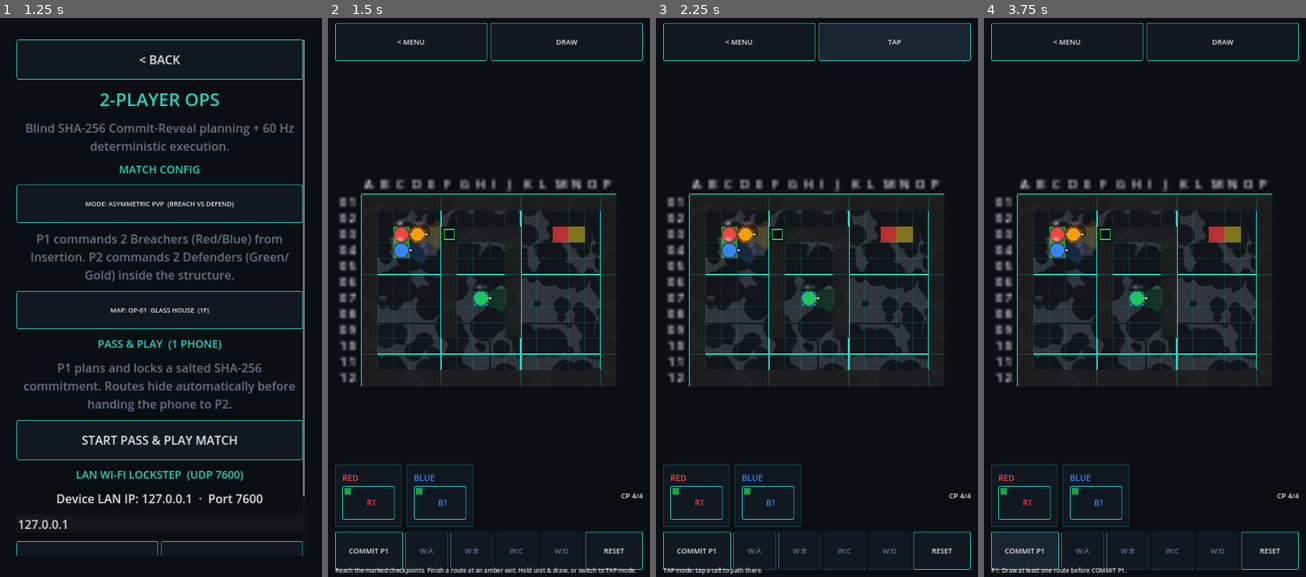
Above: before the commit, frames 1-4 (left to right).
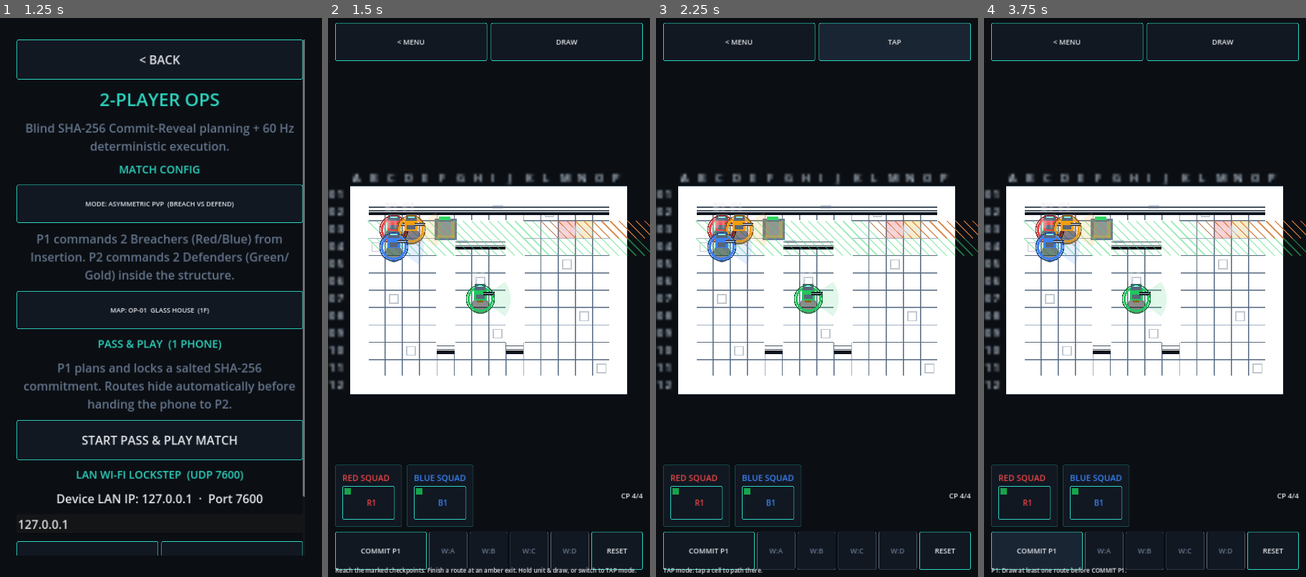
Above: after the commit, the same moments.

Repository: GhostMan612/TacPlanShooter
Game: Godot game, scene res://scenes/splash.tscn
Same seed, same stepped clock (60 frames per second), same inputs: the game is played once before the commit and once after it.
Inputs (mouse positions are in pixels of both pictures, inside the frame that each line leads up to):
- Up to frame 1 (1.25 s): tap Enter at 0.5 s; move the mouse to (231, 263) at 0.52 s; hold Right (ui_right) from 0.53 s (still down); click (231, 263) at 0.67 s
- Up to frame 2 (1.5 s): release Right (ui_right) at 1.25 s; click "START PASS & PLAY MATCH" at 1.25 s
- Up to frame 3 (2.25 s): click "DRAW" at 2 s
- Up to frame 4 (3.75 s): click "TAP" at 2.75 s; click "COMMIT P1" at 3.5 s

Frame 1 is identical in both runs. In frame 2, 34% of the frame differs, in the area x 0-100%, y 27-99%; in frame 3, 34%; in frame 4, 34%.

Commit message:
WO-SPACE-GRUNTS-25D-VISUAL-UPGRADE — beveled plates + 2.5D extruded walls/doors/shadows + striped zone decals (grid/MGRS hidden in Execution); y-sorted PropLayer; chunky 3/4 pixel soldiers w/ foot shadows + step bob; full-width planning fit + 2.2-2.8x execution follow cam; ALPHA/BRAVO/CHARLIE/DELTA HUD; HYGIENE_COMMENTS=0, parse_all/scene_smoke/ui_polish gates clean

Diff:
--- a/scripts/planning/map_renderer.gd
+++ b/scripts/planning/map_renderer.gd
@@ -6,26 +6,31 @@
 extends Node2D
 
 
-const FLOOR_COLOR := Color(0.016, 0.031, 0.055)
-const SOLID_COLOR := Color(0.075, 0.11, 0.16)
-const GRID_COLOR := Color(0.09, 0.2, 0.32, 0.22)
-const MAJOR_COLOR := Color(0.16, 0.4, 0.62)
-const DOOR_CLOSED_COLOR := Color(0.85, 0.52, 0.13)
-const DOOR_OPEN_COLOR := Color(0.16, 0.7, 0.33)
-const ZONE_GREEN := Color(0.2, 0.7, 0.2, 0.8)
-const ZONE_AMBER := Color(0.8, 0.7, 0.1, 0.6)
-const ZONE_RED := Color(0.8, 0.2, 0.2, 0.9)
-const HOSTAGE_COLOR := Color(0.23, 0.51, 0.96)
-const HD_TILESET_PATH := "res://addons/godot4-asset-vault/tacplanshooter_hd/tilesets/spacegrunts_25d_tileset.tres"
-const HD_FLOOR_PATH := "res://assets/textures/concrete_seamless_256.png"
-const HD_WALL_PATH := "res://assets/textures/spacegrunts_25d_tileset.png"
+const FLOOR_A := Color(0x18, 0x22, 0x2E)
+const FLOOR_B := Color(0x1D, 0x28, 0x36)
+const BEVEL_HI := Color(0.36, 0.45, 0.56, 0.55)
+const BEVEL_LO := Color(0.03, 0.05, 0.09, 0.7)
+const GRID_COLOR := Color(0.45, 0.62, 0.78, 0.08)
+const WALL_CAP := Color(0x0E, 0x15, 0x1F)
+const WALL_RIM := Color(0x4B, 0x5E, 0x75)
+const WALL_FACE := Color(0x26, 0x33, 0x44)
+const WALL_SEAM := Color(0.10, 0.15, 0.22, 0.8)
+const WALL_VENT := Color(0.35, 0.45, 0.55, 0.35)
+const SHADOW := Color(0, 0, 0, 0.42)
+const DOOR_FRAME := Color(0.42, 0.49, 0.58)
+const DOOR_LEAF := Color(0.20, 0.28, 0.38)
+const LED_RED := Color(0.95, 0.22, 0.18)
+const LED_GREEN := Color(0.18, 0.85, 0.38)
+const IN_COLOR := Color(0.20, 0.85, 0.42, 0.26)
+const EX_COLOR := Color(0.95, 0.72, 0.10, 0.26)
+const OBJ_COLOR := Color(0.95, 0.25, 0.22, 0.26)
+const INK := Color(0.86, 0.92, 0.98, 0.92)
 
 
 var map: GreyboxMap = null
-var palette := {}
+var palette: Dictionary = {}
 var hd_tilemap: TileMap = null
-var hd_floor: Texture2D = null
-var hd_wall: Texture2D = null
+var show_overlay := true
 
 
 func setup(m: GreyboxMap) -> void:
@@ -43,113 +48,160 @@
 
 
 func enable_hd_tiles() -> bool:
-	if hd_floor == null and ResourceLoader.exists(HD_FLOOR_PATH):
-		hd_floor = ResourceLoader.load(HD_FLOOR_PATH, "Texture2D") as Texture2D
-	if hd_wall == null and ResourceLoader.exists(HD_WALL_PATH):
-		hd_wall = ResourceLoader.load(HD_WALL_PATH, "Texture2D") as Texture2D
-	if hd_tilemap != null:
-		return true
-	if not ResourceLoader.exists(HD_TILESET_PATH):
-		return false
-	var ts := ResourceLoader.load(HD_TILESET_PATH, "TileSet") as TileSet
-	if ts == null:
-		return false
-	hd_tilemap = TileMap.new()
-	hd_tilemap.tile_set = ts
-	add_child(hd_tilemap)
-	return true
-
-
-func _color(key: String, fallback: Color) -> Color:
-	if palette.has(key):
-		return palette[key]
-	return fallback
+	return false
+
+
+func _cell_color(cell: Vector2i) -> Color:
+	var h := (cell.x * 73856093) ^ (cell.y * 19349663)
+	var t := (h & 3)
+	return FLOOR_A if t < 2 else FLOOR_B
+
+
+func _is_wall(cell: Vector2i) -> bool:
+	return map != null and map.solid_cells.has(cell) and not map.door_cells.has(cell)
+
+
+func _solid(cell: Vector2i) -> bool:
+	return map != null and map.is_solid(cell)
 
 
 func _draw() -> void:
 	if map == null:
 		return
-	var c_floor := _color("bg", FLOOR_COLOR)
-	var c_major := _color("accent", MAJOR_COLOR)
-	var c_grid := _color("grid", GRID_COLOR)
-	var c_wall := _color("wall", SOLID_COLOR)
-	var c_door_closed := _color("door_closed", DOOR_CLOSED_COLOR)
-	var c_door_open := _color("door_open", DOOR_OPEN_COLOR)
-	var c_ink := _color("ink", Color(0.9, 0.92, 0.95))
 	var s := float(SimConstants.GRID_CELL_SIZE_PX)
-	var total := Rect2(Vector2.ZERO, Vector2(map.width_cells, map.height_cells) * s)
-	draw_rect(total, c_floor, true)
-	if hd_floor != null:
-		draw_texture_rect(hd_floor, total, true, Color(1.0, 1.0, 1.0, 0.65))
-	elif hd_tilemap == null:
-		draw_rect(total, c_floor, true)
-	var x := 0.0
-	while x <= total.size.x + 0.01:
-		var major := int(x / s) % 5 == 0
-		draw_line(Vector2(x, 0), Vector2(x, total.size.y), c_major if major else c_grid, 1.5 if major else 0.5)
-		x += s
-	var y := 0.0
-	while y <= total.size.y + 0.01:
-		var major := int(y / s) % 5 == 0
-		draw_line(Vector2(0, y), Vector2(total.size.x, y), c_major if major else c_grid, 1.5 if major else 0.5)
-		y += s
-	var c_red := _color("red", ZONE_RED)
+	var w := int(map.width_cells)
+	var h := int(map.height_cells)
+	var total := Rect2(Vector2.ZERO, Vector2(w, h) * s)
+	draw_rect(total, FLOOR_A, true)
+	for y in range(h):
+		for x in range(w):
+			_draw_plate(Vector2i(x, y), s)
+	if show_overlay and SimClock.phase == SimClock.Phase.PLANNING:
+		_draw_grid(w, h, s)
+	for y in range(h):
+		for x in range(w):
+			var c := Vector2i(x, y)
+			if _is_wall(c):
+				_draw_wall(c, s)
+	for c in map.door_cells.keys():
+		_draw_door(Vector2i(c), s)
+	_draw_zones(s)
 	for c in map.solid_cells.keys():
 		var cell := Vector2i(c)
-		if map.door_cells.has(cell):
+		for nb in [Vector2i(cell.x - 1, cell.y), Vector2i(cell.x + 1, cell.y), Vector2i(cell.x, cell.y - 1), Vector2i(cell.x, cell.y + 1)]:
+			if map.door_cells.has(nb):
+				_draw_hazard(nb, s, cell)
+	if show_overlay and SimClock.phase == SimClock.Phase.PLANNING:
+		_draw_headers(w, h, s)
+
+
+func _draw_plate(c: Vector2i, s: float) -> void:
+	var r := GridUtil.cell_rect_px(c)
+	draw_rect(r, _cell_color(c), true)
+	draw_line(r.position, Vector2(r.end.x, r.position.y), BEVEL_HI, 1.0)
+	draw_line(r.position, Vector2(r.position.x, r.end.y), BEVEL_HI, 1.0)
+	draw_line(Vector2(r.position.x, r.end.y), r.end, BEVEL_LO, 1.0)
+	draw_line(Vector2(r.end.x, r.position.y), r.end, BEVEL_LO, 1.0)
+	var h := (c.x * 73856093) ^ (c.y * 19349663)
+	if (h & 15) == 0:
+		draw_rect(r.grow(-4.0), Color(0.30, 0.38, 0.46, 0.35), false, 1.0)
+
+
+func _draw_grid(w: int, h: int, s: float) -> void:
+	for x in range(w + 1):
+		draw_line(Vector2(x * s, 0), Vector2(x * s, h * s), GRID_COLOR, 1.0)
+	for y in range(h + 1):
+		draw_line(Vector2(0, y * s), Vector2(w * s, y * s), GRID_COLOR, 1.0)
+
+
+func _draw_wall(c: Vector2i, s: float) -> void:
+	var r := GridUtil.cell_rect_px(c)
+	var below := Vector2i(c.x, c.y + 1)
+	if map.in_bounds(below) and not _solid(below):
+		var face := Rect2(r.position.x, r.end.y - 3.0, s, s * 0.85)
+		draw_rect(Rect2(r.position.x, r.end.y, s, s * 0.65), SHADOW, true)
+		draw_rect(face, WALL_FACE, true)
+		draw_rect(Rect2(face.position.x, face.position.y, s, 2.0), Color(0.32, 0.43, 0.55, 0.6), true)
+		draw_rect(Rect2(face.position.x, face.end.y - 3.0, s, 3.0), Color(0.05, 0.08, 0.12), true)
+		for k in range(1, 4):
+			draw_line(Vector2(face.position.x, face.position.y + k * s * 0.2), Vector2(face.end.x, face.position.y + k * s * 0.2), WALL_SEAM, 1.0)
+		var h := (c.x * 73856093) ^ (c.y * 19349663)
+		if (h & 7) == 0:
+			draw_rect(Rect2(face.position.x + 3.0, face.position.y + s * 0.28, s - 6.0, 3.0), WALL_VENT, true)
+	draw_rect(r, WALL_CAP, true)
+	for nb in [Vector2i(c.x - 1, c.y), Vector2i(c.x + 1, c.y), Vector2i(c.x, c.y - 1), Vector2i(c.x, c.y + 1)]:
+		if _solid(nb):
 			continue
-		var rect := GridUtil.cell_rect_px(cell)
-		if hd_wall != null and rect.size.x > 0:
-			draw_texture_rect_region(hd_wall, rect, Rect2(0, 0, 16, 16), Color(1.0, 1.0, 1.0, 0.85))
-			continue
-		var mat := StringName(map.wall_materials.get(cell, &"CONCRETE"))
-		if mat == &"DRY_WALL":
-			draw_rect(rect, c_wall.lerp(c_floor, 0.4), true)
-			draw_rect(rect.grow(-4.0), c_wall, true)
-		elif mat == &"ARMORED":
-			draw_rect(rect, c_wall, true)
-			draw_rect(rect.grow(-2.5), c_major, false, 1.0)
+		var a := Vector2.ZERO
+		var b := Vector2.ZERO
+		if nb.x < c.x:
+			a = r.position
+			b = Vector2(r.position.x, r.end.y)
+		elif nb.x > c.x:
+			a = Vector2(r.end.x, r.position.y)
+			b = r.end
+		elif nb.y < c.y:
+			a = r.position
+			b = Vector2(r.end.x, r.position.y)
 		else:
-			draw_rect(rect, c_wall, true)
-	for c in map.door_cells.keys():
-		var cell := Vector2i(c)
-		var rect := GridUtil.cell_rect_px(cell)
-		var state := map.door_state(cell)
-		draw_rect(rect, c_floor, true)
-		if state == &"OPEN" or state == &"BREACHED_DESTROYED":
-			draw_rect(rect.grow(-3.0), c_door_open, false, 1.0)
-			continue
-		draw_rect(rect.grow(-2.0), c_door_closed, true)
-		if state == &"LOCKED":
-			draw_rect(Rect2(rect.get_center() - Vector2(3.0, 2.0), Vector2(6.0, 5.0)), c_floor, true)
-			draw_arc(rect.get_center() - Vector2(0.0, 2.0), 2.0, PI, TAU, 8, c_floor, 1.0)
-		elif state == &"BARRICADED":
-			draw_line(rect.position + Vector2(2, 2), rect.end - Vector2(2, 2), c_red, 1.5)
-			draw_line(Vector2(rect.end.x - 2, rect.position.y + 2), Vector2(rect.position.x + 2, rect.end.y - 2), c_red, 1.5)
+			a = Vector2(r.position.x, r.end.y)
+			b = r.end
+		draw_line(a, b, WALL_RIM, 2.0)
+
+
+func _draw_door(c: Vector2i, s: float) -> void:
+	var r := GridUtil.cell_rect_px(c).grow(1.0)
+	draw_rect(r, SHADOW, true)
+	draw_rect(r, DOOR_FRAME, false, 2.0)
+	var state := map.door_state(c)
+	var open := state == &"OPEN" or state == &"BREACHED_DESTROYED"
+	var leaf := r.grow(-4.0)
+	if not open:
+		draw_rect(leaf, DOOR_LEAF, true)
+		draw_line(leaf.position, leaf.end, Color(0.55, 0.62, 0.7, 0.5), 1.0)
+	draw_rect(Rect2(r.position.x + 3.0, r.position.y - 3.0, s - 6.0, 3.0), LED_GREEN if open else (LED_RED if state == &"LOCKED" or state == &"BARRICADED" else Color(0.95, 0.65, 0.12)), true)
+	if state == &"BREACHED_DESTROYED":
+		for i in range(4):
+			var a := float(i) * TAU / 4.0
+			draw_line(r.get_center(), r.get_center() + Vector2(cos(a), sin(a)) * s * 0.45, Color(1.0, 0.7, 0.2, 0.8), 1.2)
+
+
+func _stripe_zone(cells: Array, col: Color, label: String, s: float) -> void:
+	for entry in cells:
+		var c := Vector2i(int(entry[0]), int(entry[1]))
+		var r := GridUtil.cell_rect_px(c)
+		draw_rect(r, col, true)
+		var i := 0
+		while i < int(s * 2.0):
+			var ox := float(i) * 8.0 - s
+			draw_line(r.position + Vector2(ox, 0), r.position + Vector2(ox + s, s), Color(col.r, col.g, col.b, 0.45), 1.0)
+			i += 1
+		draw_string(ThemeDB.fallback_font, r.position + Vector2(2.0, s - 3.0), label, HORIZONTAL_ALIGNMENT_LEFT, -1, 11, INK)
+
+
+func _draw_zones(s: float) -> void:
 	for z in map.insertion_zones:
-		for c in z.get("cells", []):
-			draw_rect(GridUtil.cell_rect_px(Vector2i(int(c[0]), int(c[1]))), ZONE_GREEN)
+		_stripe_zone(z.get("cells", []), IN_COLOR, "IN", s)
 	for z in map.extraction_zones:
-		for c in z.get("cells", []):
-			draw_rect(GridUtil.cell_rect_px(Vector2i(int(c[0]), int(c[1]))), ZONE_AMBER)
+		_stripe_zone(z.get("cells", []), EX_COLOR, "EX", s)
 	for o in map.objectives:
-		draw_rect(GridUtil.cell_rect_px(Vector2i(int(o["cell"][0]), int(o["cell"][1]))), ZONE_RED)
-	for h in map.hostage_spawns:
-		var hrect := GridUtil.cell_rect_px(MapEditorValidator.cell_of(h)).grow(-2.0)
-		draw_rect(hrect, HOSTAGE_COLOR, false, 1.5)
-		draw_string(ThemeDB.fallback_font, hrect.position + Vector2(0.5, hrect.size.y - 3.0), "HST", HORIZONTAL_ALIGNMENT_LEFT, -1, 5, HOSTAGE_COLOR)
-	for s_link in map.stairs_from_floor(map.floor_index):
-		var sc: Array = s_link.get("from_cell", [])
-		if sc.size() >= 2:
-			var srect := GridUtil.cell_rect_px(Vector2i(int(sc[0]), int(sc[1]))).grow(-1.5)
-			draw_rect(srect, Color(0.2, 0.9, 0.95, 0.35), true)
-			draw_rect(srect, Color(0.25, 0.95, 1.0, 0.95), false, 1.5)
-			draw_string(ThemeDB.fallback_font, srect.position + Vector2(1.0, 9.0), "F%d" % (int(s_link.get("to_floor", 0)) + 1), HORIZONTAL_ALIGNMENT_LEFT, -1, 7, Color(0.9, 1.0, 1.0))
-	var font := ThemeDB.fallback_font
-	for i in range(map.width_cells):
-		draw_string(font, Vector2(i * s + 3.0, -6.0), col_letter(i), HORIZONTAL_ALIGNMENT_LEFT, -1, 12, c_ink)
-	for i in range(map.height_cells):
-		draw_string(font, Vector2(-22.0, i * s + 12.0), str(i + 1).pad_zeros(2), HORIZONTAL_ALIGNMENT_LEFT, -1, 12, c_ink)
+		_stripe_zone([o.get("cell", [])], OBJ_COLOR, "OBJ", s)
+
+
+func _draw_hazard(cell: Vector2i, s: float, wall: Vector2i) -> void:
+	var r := GridUtil.cell_rect_px(cell)
+	var d := cell - wall
+	if d.x != 0:
+		draw_rect(Rect2(r.position.x + (0.0 if d.x > 0 else s - 3.0), r.position.y, 3.0, s), Color(0.86, 0.68, 0.12, 0.35), true)
+	else:
+		draw_rect(Rect2(r.position.x, r.position.y + (0.0 if d.y > 0 else s - 3.0), s, 3.0), Color(0.86, 0.68, 0.12, 0.35), true)
+
+
+func _draw_headers(w: int, h: int, s: float) -> void:
+	for i in range(w):
+		draw_string(ThemeDB.fallback_font, Vector2(i * s + 2.0, -4.0), col_letter(i), HORIZONTAL_ALIGNMENT_LEFT, -1, 10, INK)
+	for i in range(h):
+		draw_string(ThemeDB.fallback_font, Vector2(-20.0, i * s + 11.0), str(i + 1).pad_zeros(2), HORIZONTAL_ALIGNMENT_LEFT, -1, 10, INK)
 
 
 static func col_letter(x: int) -> String:
--- a/scripts/planning/mission_camera.gd
+++ b/scripts/planning/mission_camera.gd
@@ -5,8 +5,10 @@
 class_name MissionCamera
 extends Camera2D
 
-const MIN_ZOOM := 1.0
+const MIN_ZOOM := 0.2
 const MAX_ZOOM := 8.0
+const EXECUTION_ZOOM_MIN := 2.2
+const EXECUTION_ZOOM_MAX := 2.8
 
 var _viewport_px := Vector2(1080, 1920)
 var _finger_offset := Vector2.ZERO
@@ -25,8 +27,8 @@
 	limit_right = int(map_px.x + padding)
 	limit_bottom = int(map_px.y + padding)
 	position = map_px / 2.0
-	var fit := minf(viewport_px.x / map_px.x, viewport_px.y / map_px.y)
-	zoom = Vector2.ONE * clampf(fit * 0.92, MIN_ZOOM, MAX_ZOOM)
+	var fit := viewport_px.x / map_px.x
+	zoom = Vector2.ONE * clampf(fit, MIN_ZOOM, MAX_ZOOM)
 	clamp_to_limits()
 
 
@@ -57,6 +59,18 @@
 	return zoom.x
 
 
+func follow_world(world_pos: Vector2, intensity: float = 0.0) -> void:
+	var target := clampf(lerpf(EXECUTION_ZOOM_MIN, EXECUTION_ZOOM_MAX, clampf(intensity, 0.0, 1.0)), MIN_ZOOM, MAX_ZOOM)
+	zoom = Vector2.ONE * target
+	position = world_pos
+	clamp_to_limits()
+
+
+func shake(amount: float) -> void:
+	position += Vector2(sin(Time.get_ticks_msec() * 0.12), cos(Time.get_ticks_msec() * 0.17)) * amount
+	clamp_to_limits()
+
+
 func clamp_to_limits() -> void:
 	var half := _viewport_px * 0.5 / zoom.x
 	position = Vector2(
--- a/scripts/planning/operative_token.gd
+++ b/scripts/planning/operative_token.gd
@@ -11,12 +11,17 @@
 const KIA_COLOR := Color(0.45, 0.45, 0.48)
 const WARN_COLOR := Color(0.96, 0.62, 0.04)
 const KIA_MARK_COLOR := Color(0.86, 0.15, 0.15)
-const RADIUS := 6.5
-const CONE_RANGE := 26.0
+const RADIUS := 8.0
+const CONE_RANGE := 28.0
 const CONE_HALF_DEG := 35.0
 const CONE_STEPS := 8
-const LABEL_SIZE := 7
-const HD_RIG_PATH := "res://addons/godot4-asset-vault/tacplanshooter_hd/scenes/modular_operative.tscn"
+const LABEL_SIZE := 8
+const FOOT_SHADOW := Color(0, 0, 0, 0.45)
+const HOSTILE_UNIFORM := Color(0.55, 0.14, 0.16)
+const HOSTILE_GEAR := Color(0.18, 0.20, 0.24)
+const HOSTAGE_UNIFORM := Color(0.20, 0.62, 0.95)
+const VISOR := Color(0.55, 0.95, 1.0)
+const ARMOR := Color(0.34, 0.40, 0.48)
 
 
 var op_id := -1
@@ -28,7 +33,10 @@
 var facing_deg := 0.0
 var status: StringName = &"ready"
 var ink := Color(0.9, 0.92, 0.95)
-var hd_rig: Node2D = null
+var hostile := false
+var hostage := false
+var bob_phase := 0.0
+var _last_pos := Vector2.ZERO
 
 
 func _init(p_id := -1) -> void:
@@ -51,35 +59,22 @@
 	squad_color = color
 	callsign = sign_text
 	ink = ink_color
-	_ensure_hd_rig()
 	queue_redraw()
-
-
-func _ensure_hd_rig() -> void:
-	if hd_rig != null or not ResourceLoader.exists(HD_RIG_PATH):
-		return
-	var ps := ResourceLoader.load(HD_RIG_PATH, "PackedScene") as PackedScene
-	if ps == null:
-		return
-	hd_rig = ps.instantiate() as Node2D
-	if hd_rig == null:
-		return
-	add_child(hd_rig)
-	var squad_idx := 0
-	if squad_color != BASE_COLOR:
-		squad_idx = int(squad_color.r * 255.0) % 4
-	if hd_rig.has_method("configure"):
-		hd_rig.call("configure", squad_idx, StringName(callsign), &"standard", &"smg")
 
 
 func sync_from(o: SimOperative, px_pos: Vector2) -> bool:
 	var st := status_of(o)
 	var changed := st != status or absf(o.facing_deg - facing_deg) > 0.01
+	if px_pos.distance_to(_last_pos) > 0.1:
+		bob_phase += 0.35
+		_last_pos = px_pos
 	position = px_pos
 	facing_deg = o.facing_deg
 	status = st
+	hostile = o.faction_id != 0
 	if changed:
 		queue_redraw()
+	queue_redraw()
 	return changed
 
 
@@ -109,22 +104,46 @@
 	return pts
 
 
+func _bob() -> float:
+	return sin(bob_phase) * 1.5
+
+
+func _uniform() -> Color:
+	if hostage:
+		return HOSTAGE_UNIFORM
+	if hostile:
+		return HOSTILE_UNIFORM
+	return squad_color
+
+
 func _draw() -> void:
 	var alive := status != &"kia"
-	var body := squad_color if alive else KIA_COLOR
+	var uniform := _uniform()
 	if alive:
-		draw_colored_polygon(cone_points(), Color(squad_color.r, squad_color.g, squad_color.b, 0.16))
-		var dir := Vector2.from_angle(deg_to_rad(facing_deg))
-		draw_line(dir * RADIUS * 0.6, dir * (RADIUS + 4.0), ink, 1.5)
+		draw_colored_polygon(cone_points(), Color(squad_color.r, squad_color.g, squad_color.b, 0.14))
+	draw_circle(Vector2(0, 6), 8.0, FOOT_SHADOW)
+	draw_arc(Vector2.ZERO, RADIUS + 3.0, 0.0, TAU, 24, squad_color, 2.0)
+	var yoff := _bob() if alive else 0.0
+	var body_col := _uniform() if alive else KIA_COLOR
+	var gear := HOSTILE_GEAR if hostile else ARMOR
+	var px := Vector2(0, yoff - 5.0)
+	draw_rect(Rect2(px + Vector2(-5, -9), Vector2(10, 6)), gear, true)
+	draw_rect(Rect2(px + Vector2(-6, -3), Vector2(12, 9)), body_col, true)
+	draw_rect(Rect2(px + Vector2(-4, 1), Vector2(8, 4)), gear, true)
+	draw_rect(Rect2(px + Vector2(-3, -8), Vector2(6, 2)), VISOR if alive else Color(0.3, 0.3, 0.3), true)
+	var dir := Vector2.from_angle(deg_to_rad(facing_deg))
+	var gun := dir * 13.0
+	draw_line(px + dir * 3.0, px + gun, Color(0.08, 0.10, 0.13), 3.0)
+	draw_line(px + dir * 3.0, px + gun, Color(0.62, 0.68, 0.75), 1.0)
+	if hostage:
+		draw_rect(Rect2(px + Vector2(-1, -12), Vector2(2, 3)), Color(1.0, 0.95, 0.6), true)
 	if sprite_texture != null:
 		draw_texture_rect(sprite_texture, Rect2(Vector2(-RADIUS, -RADIUS), Vector2(RADIUS, RADIUS) * 2.0), false)
-	else:
-		draw_circle(Vector2.ZERO, RADIUS, body)
 	var highlighted := selected or routing_highlight
-	var outline := SELECTED_COLOR if highlighted else body.darkened(0.45)
-	draw_arc(Vector2.ZERO, RADIUS + 1.2, 0.0, TAU, 24, outline, 2.0 if highlighted else 1.2)
+	var outline := SELECTED_COLOR if highlighted else body_col.darkened(0.4)
+	draw_arc(Vector2.ZERO, RADIUS + 5.0, 0.0, TAU, 24, outline, 2.0 if highlighted else 1.0)
 	if status == &"halted" or status == &"blocked":
-		draw_arc(Vector2.ZERO, RADIUS + 3.6, 0.0, TAU, 24, WARN_COLOR, 1.4 if status == &"halted" else 0.8)
+		draw_arc(Vector2.ZERO, RADIUS + 7.0, 0.0, TAU, 24, WARN_COLOR, 1.4 if status == &"halted" else 0.8)
 	elif status == &"done":
 		draw_circle(Vector2.ZERO, RADIUS * 0.35, ink)
 	elif status == &"kia":
@@ -132,4 +151,4 @@
 		draw_line(Vector2(-k, -k), Vector2(k, k), KIA_MARK_COLOR, 1.6)
 		draw_line(Vector2(k, -k), Vector2(-k, k), KIA_MARK_COLOR, 1.6)
 	if callsign != "":
-		draw_string(ThemeDB.fallback_font, Vector2(-RADIUS, -RADIUS - 3.0), callsign, HORIZONTAL_ALIGNMENT_LEFT, -1, LABEL_SIZE, ink)
+		draw_string(ThemeDB.fallback_font, Vector2(-RADIUS, -RADIUS - 9.0), callsign, HORIZONTAL_ALIGNMENT_LEFT, -1, LABEL_SIZE, ink)
--- a/scripts/planning/planning_root.gd
+++ b/scripts/planning/planning_root.gd
@@ -14,6 +14,7 @@
 var _tm: ThemeManager = null
 var radial_menu: RadialMenu = null
 var loupe: PipLoupe = null
+var prop_layer: PropLayer = null
 var camera: MissionCamera = null
 var controller: PlanningController = null
 var world: SimWorld = null
@@ -91,6 +92,10 @@
 	renderer.apply_palette(_tm.palette())
 	renderer.setup(map)
 	renderer.enable_hd_tiles()
+	prop_layer = PropLayer.new()
+	prop_layer.setup(map)
+	add_child(prop_layer)
+	y_sort_enabled = true
 	add_child(renderer)
 	props = PropsPlacement.new()
 	props.z_index = 1
@@ -172,6 +177,20 @@
 	return GreyboxMap.build_default()
 
 
+func _follow_execution_camera() -> void:
+	if camera == null or world == null:
+		return
+	var active: SimOperative = null
+	for o in world.operatives:
+		if o.faction_id == local_faction_id and o.is_alive():
+			active = o
+			break
+	if active == null:
+		return
+	var density := clampf(float(world.operatives.size()) / 6.0, 0.0, 1.0)
+	camera.follow_world(GridUtil.cell_center_px(GridUtil.cell_of(active.pos)), density)
+
+
 func _on_viewport_resized() -> void:
 	if camera != null:
 		camera.set_viewport_size(get_viewport_rect().size)
@@ -187,6 +206,7 @@
 	if radial_menu != null and Input.is_action_just_pressed(&"ui_right"):
 		radial_menu.open_at(Vector2(get_viewport_rect().size.x / 2.0, get_viewport_rect().size.y / 2.0))
 	if world != null and SimClock.phase == SimClock.Phase.EXECUTION:
+		_follow_execution_camera()
 		if lockstep != null and lockstep.session_active:
 			lockstep.process_tick(world)
 		for code in _pending_go_codes:
@@ -345,12 +365,12 @@
 	_hud.add_theme_constant_override("separation", 8)
 	_hud_canvas.add_child(_hud)
 	_execute_button = UiKit.button("EXECUTE", _on_execute_pressed, settings)
-	_alpha_button = UiKit.button("W:A", _on_alpha_pressed, settings)
-	_bravo_button = UiKit.button("W:B", _on_bravo_pressed, settings)
-	_charlie_button = UiKit.button("W:C", _on_charlie_pressed, settings)
-	_delta_button = UiKit.button("W:D", _on_delta_pressed, settings)
+	_alpha_button = UiKit.button("ALPHA", _on_alpha_pressed, settings)
+	_bravo_button = UiKit.button("BRAVO", _on_bravo_pressed, settings)
+	_charlie_button = UiKit.button("CHARLIE", _on_charlie_pressed, settings)
+	_delta_button = UiKit.button("DELTA", _on_delta_pressed, settings)
 	_reset_button = UiKit.button("RESET", _on_reset_pressed, settings)
-	_execute_button.size_flags_stretch_ratio = 1.6
+	_execute_button.size_flags_stretch_ratio = 2.4
 	_reset_button.size_flags_stretch_ratio = 1.35
 	for b in [_execute_button, _alpha_button, _bravo_button, _charlie_button, _delta_button, _reset_button]:
 		b.add_theme_font_size_override("font_size", 24)
--- /dev/null
+++ b/scripts/planning/prop_layer.gd
@@ -0,0 +1,91 @@
+# ============================================================
+# As Above, So Below. As Within, So Without.
+# The Future Dictates the Past and the Past is Always Present.
+# ============================================================
+class_name PropLayer
+extends Node2D
+
+
+enum Kind { CRATE, TERMINAL, DESK, BARREL }
+
+
+var map: GreyboxMap = null
+var entries: Array = []
+
+
+func setup(m: GreyboxMap) -> void:
+	map = m
+	y_sort_enabled = true
+	entries = []
+	if map == null:
+		return
+	for y in range(1, map.height_cells - 1):
+		for x in range(1, map.width_cells - 1):
+			var c := Vector2i(x, y)
+			if map.is_solid(c) or map.door_cells.has(c):
+				continue
+			if _is_zone(c) or _near_spawn(c) or _near_wall(c):
+				continue
+			var h := (x * 73856093) ^ (y * 19349663)
+			if (h & 3) != 0:
+				continue
+			entries.append({"cell": c, "kind": (h >> 4) & 3, "y": y})
+	entries.sort_custom(_sort_by_y)
+	queue_redraw()
+
+
+func _sort_by_y(a: Dictionary, b: Dictionary) -> bool:
+	return int(a["y"]) < int(b["y"])
+
+
+func _is_zone(c: Vector2i) -> bool:
+	for z in map.insertion_zones:
+		for e in z.get("cells", []):
+			if Vector2i(int(e[0]), int(e[1])) == c:
+				return true
+	for z in map.extraction_zones:
+		for e in z.get("cells", []):
+			if Vector2i(int(e[0]), int(e[1])) == c:
+				return true
+	for o in map.objectives:
+		if Vector2i(int(o["cell"][0]), int(o["cell"][1])) == c:
+			return true
+	return false
+
+
+func _near_spawn(c: Vector2i) -> bool:
+	for o in map.ai_spawns:
+		if Vector2(Vector2i(int(o["cell"][0]), int(o["cell"][1])) - c).length() <= 1.0:
+			return true
+	return false
+
+
+func _near_wall(c: Vector2i) -> bool:
+	for d in [Vector2i(0, -1), Vector2i(0, 1), Vector2i(-1, 0), Vector2i(1, 0)]:
+		if map.solid_cells.has(c + d):
+			return true
+	return false
+
+
+func _draw() -> void:
+	var s := float(SimConstants.GRID_CELL_SIZE_PX)
+	for e in entries:
+		var c: Vector2i = e["cell"]
+		var r := GridUtil.cell_rect_px(c)
+		var p := r.position
+		draw_rect(Rect2(p.x + 2.0, p.y + s - 4.0, s - 4.0, 4.0), Color(0, 0, 0, 0.35), true)
+		match int(e["kind"]):
+			Kind.CRATE:
+				draw_rect(Rect2(p.x + 2.0, p.y + 3.0, s - 4.0, s - 6.0), Color(0.30, 0.35, 0.42), true)
+				draw_rect(Rect2(p.x + 2.0, p.y + 3.0, s - 4.0, s - 6.0), Color(0.55, 0.62, 0.70), false, 1.0)
+				draw_line(p + Vector2(3.0, 4.0), p + Vector2(s - 3.0, s - 5.0), Color(0.45, 0.52, 0.6, 0.6), 1.0)
+			Kind.TERMINAL:
+				draw_rect(Rect2(p.x + 3.0, p.y + 1.0, s - 6.0, s - 5.0), Color(0.14, 0.22, 0.30), true)
+				draw_rect(Rect2(p.x + 4.0, p.y + 2.0, s - 8.0, 5.0), Color(0.15, 0.95, 0.95, 0.9), true)
+				draw_rect(Rect2(p.x + 4.0, p.y + 9.0, s - 8.0, 2.0), Color(0.10, 0.55, 0.65, 0.7), true)
+			Kind.DESK:
+				draw_rect(Rect2(p.x + 1.0, p.y + 4.0, s - 2.0, s - 8.0), Color(0.36, 0.27, 0.18), true)
+				draw_rect(Rect2(p.x + 1.0, p.y + 4.0, s - 2.0, 2.0), Color(0.55, 0.42, 0.28), true)
+			Kind.BARREL:
+				draw_circle(p + Vector2(s * 0.5, s * 0.55), s * 0.33, Color(0.42, 0.28, 0.18))
+				draw_arc(p + Vector2(s * 0.5, s * 0.55), s * 0.33, 0.0, TAU, 12, Color(0.75, 0.52, 0.30), 1.0)
--- a/scripts/planning/squad_hud.gd
+++ b/scripts/planning/squad_hud.gd
@@ -168,7 +168,7 @@
 		col.add_theme_constant_override("separation", 6)
 		card.add_child(col)
 		var header := Label.new()
-		header.text = String(sq).to_upper()
+		header.text = String(sq).to_upper() + " SQUAD"
 		header.add_theme_color_override("font_color", PlanBoard.squad_color(sq))
 		header.add_theme_font_size_override("font_size", 28 if total_ops <= 2 else 22)
 		col.add_child(header)
Not shown, changed: blueprints/SESSION_HANDOFF.md
